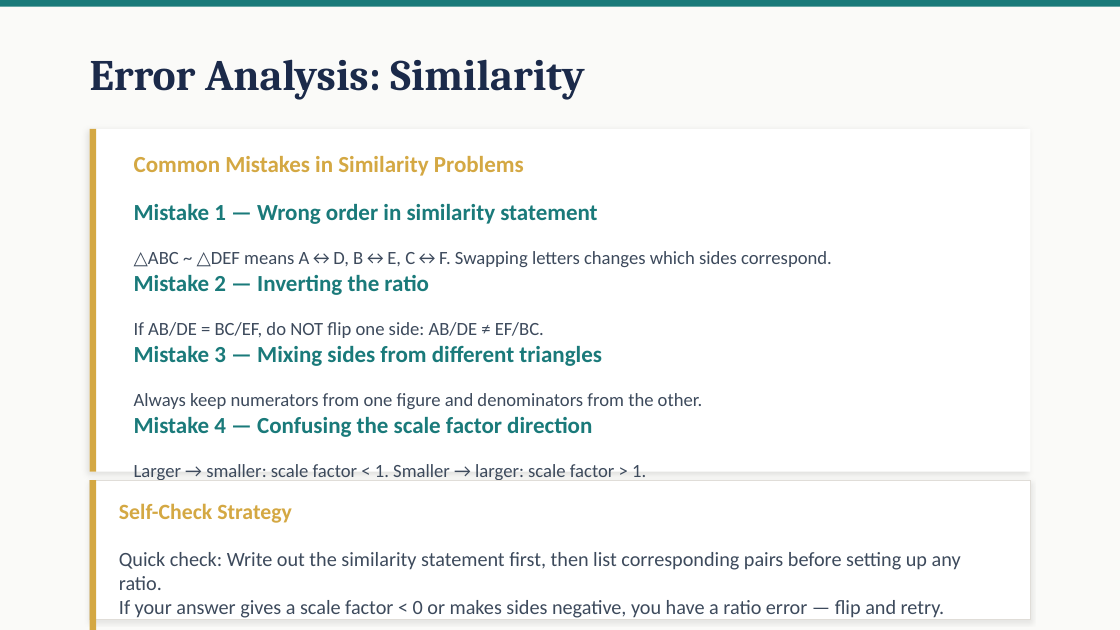
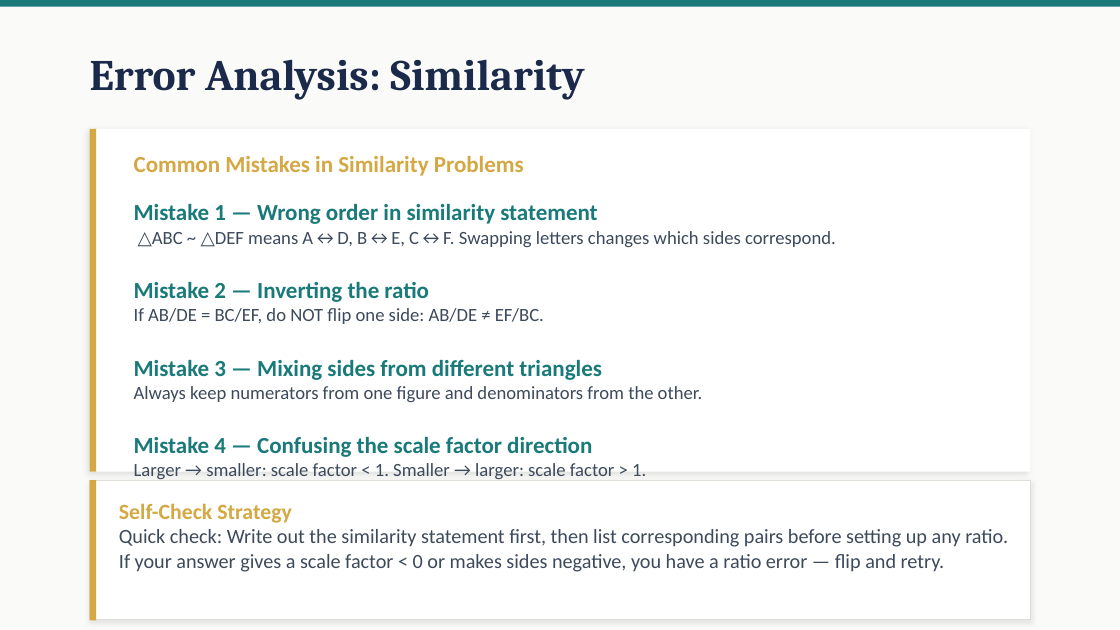
Before and after one commit to andrewhvolk/andrewhvolk.github.io, a slide deck: slide 47 of slides/Math130Unit2C.pptx. Drawn at 1120x630 pixels with LibreOffice and Linux fonts; fonts in the diff are those of the drawing. Boxes give left, top, right and bottom in pixels: in the first picture for what was removed or moved away, otherwise in the second. Text is boxed around its words. In the diff, an @@ line names an element or a change of style, - is before the commit and + after.

```diff
--- a/slides/Math130Unit2C.pptx
+++ b/slides/Math130Unit2C.pptx
@@ text "Common Mistakes in Similarity Problems" rewrapped from [134,156,832,480] to [134,156,836,476] @@
@@ rectangle: place and size @@
-rectangle at [90,480,96,630]
+rectangle at [90,480,96,620]
@@ text "Self-Check Strategy" rewrapped from [119,503,961,618] to [119,503,1008,572] @@
```
Also in this commit, not shown: 8 other slides changed.
